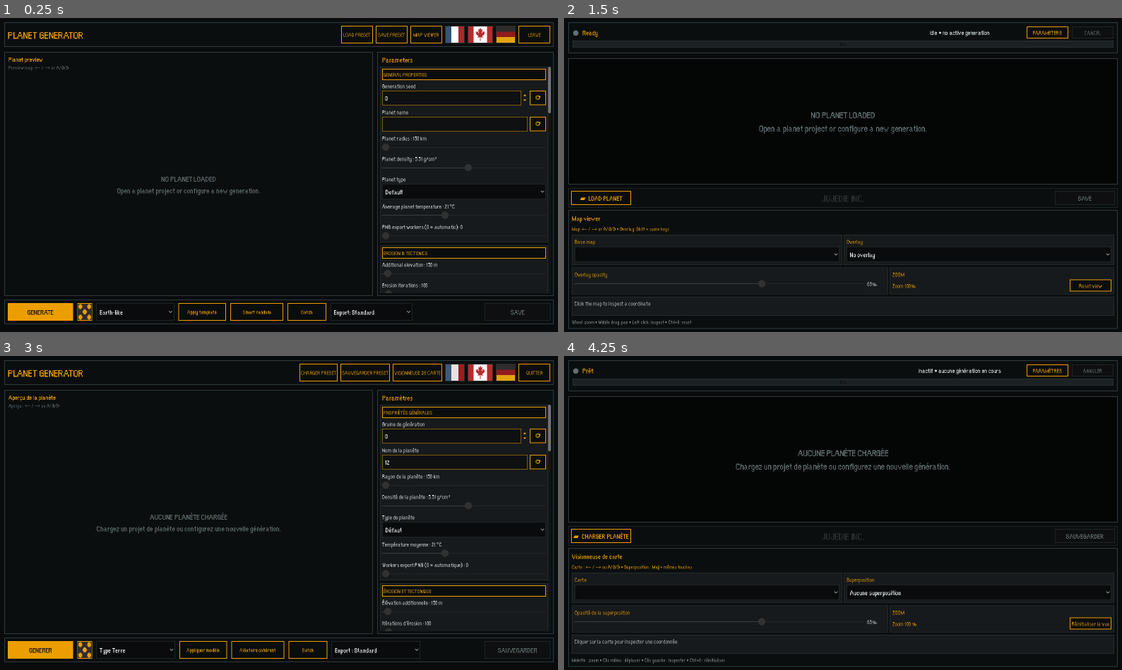
Above: before the commit, frames 1-4 (two rows, left to right).
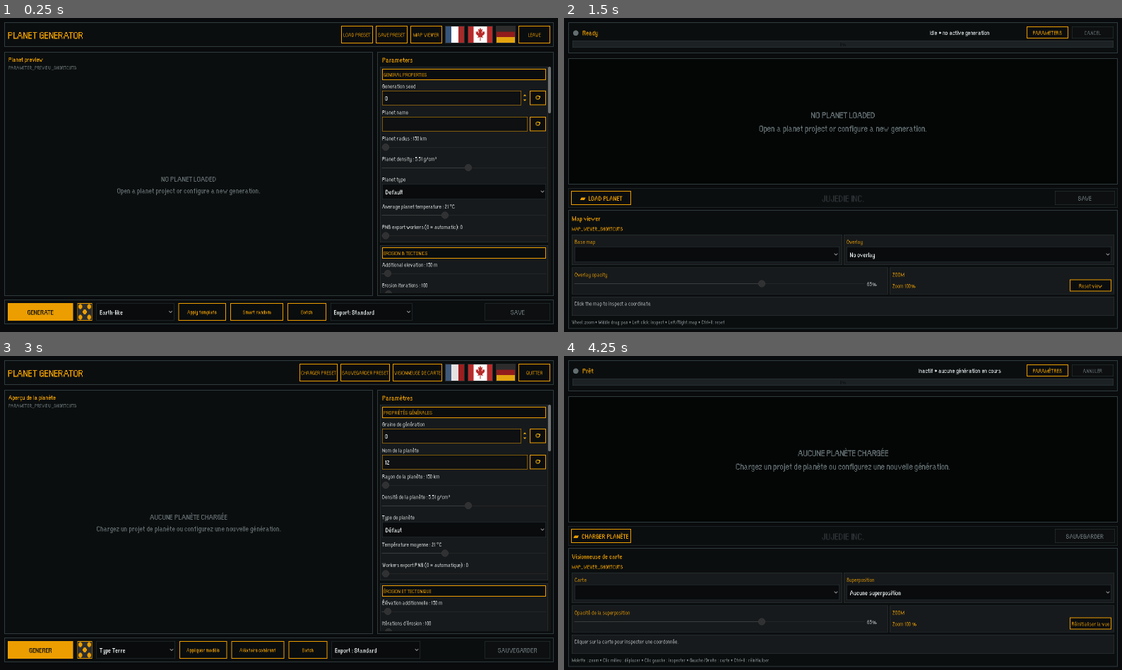
Above: after the commit, the same moments.

Repository: Jujedie/PlanetGenerator
Game: Godot game, scene res://data/scn/master.tscn
Same seed, same stepped clock (60 frames per second), same inputs: the game is played once before the commit and once after it.
Inputs (mouse positions are in pixels of both pictures, inside the frame that each line leads up to):
- Up to frame 1 (0.25 s): no input
- Up to frame 2 (1.5 s): click (1021, 124) at 0.52 s; type "12" at 0.6 s; click "MAP VIEWER" at 1.25 s
- Up to frame 3 (3 s): click "PARAMETERS" at 2 s; click (457, 371) at 2.77 s
- Up to frame 4 (4.25 s): click "VISIONNEUSE DE CARTE" at 3.5 s

The runs differ from the first frame. In frame 1, less than 0.1% of the frame differs, in the area x 1-14%, y 15-17%; in frame 2, 0.2%; in frame 3, less than 0.1%; in frame 4, 0.2%, in the area x 1-37%, y 66-98%.

Commit message:
fix: Corriger la déclaration de type pour la variable 'oldest' dans la gestion du cache

Diff:
--- a/src/classes/classes_io/global_hydrology_context.gd
+++ b/src/classes/classes_io/global_hydrology_context.gd
@@ -70,7 +70,7 @@
 				tile_cache[key] = payload
 				tile_cache_order.append(key)
 				if tile_cache_order.size() > 16:
-					var oldest := tile_cache_order.pop_front()
+					var oldest: String = tile_cache_order.pop_front()
 					tile_cache.erase(oldest)
 			var rect := PlanetGridContract.tile_rect(tile, global_dimensions, tile_size)
 			var local: Vector2i = address["local"]
--- a/src/classes/classes_io/tile_window_reader.gd
+++ b/src/classes/classes_io/tile_window_reader.gd
@@ -70,6 +70,6 @@
 	# in system RAM if a phase scans hundreds of tiles. Keep a tiny FIFO alongside
 	# the dictionary instead of allocating Dictionary.keys() on every eviction.
 	if _cache_order.size() > 16:
-		var oldest := _cache_order.pop_front()
+		var oldest: String = _cache_order.pop_front()
 		_cache.erase(oldest)
 	return payload
